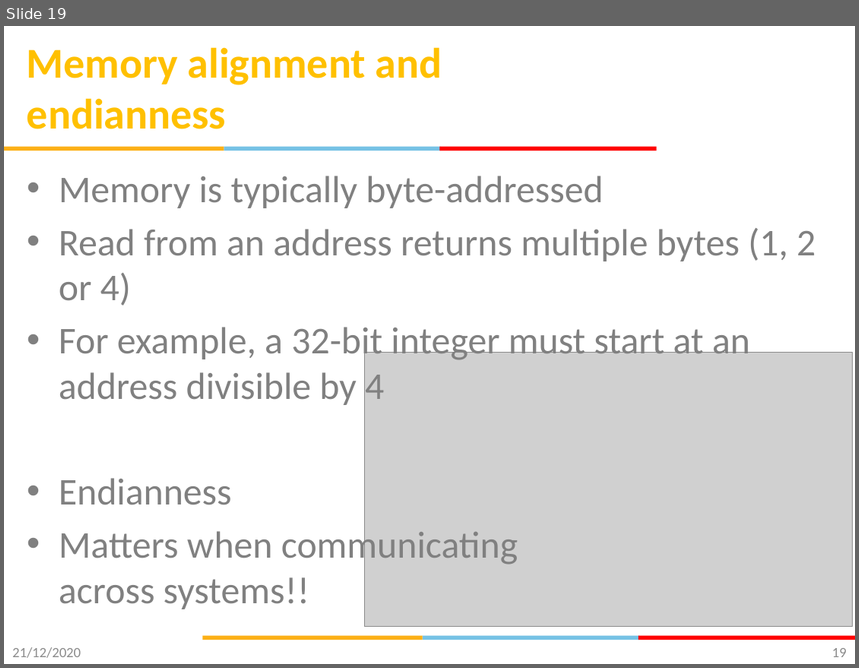
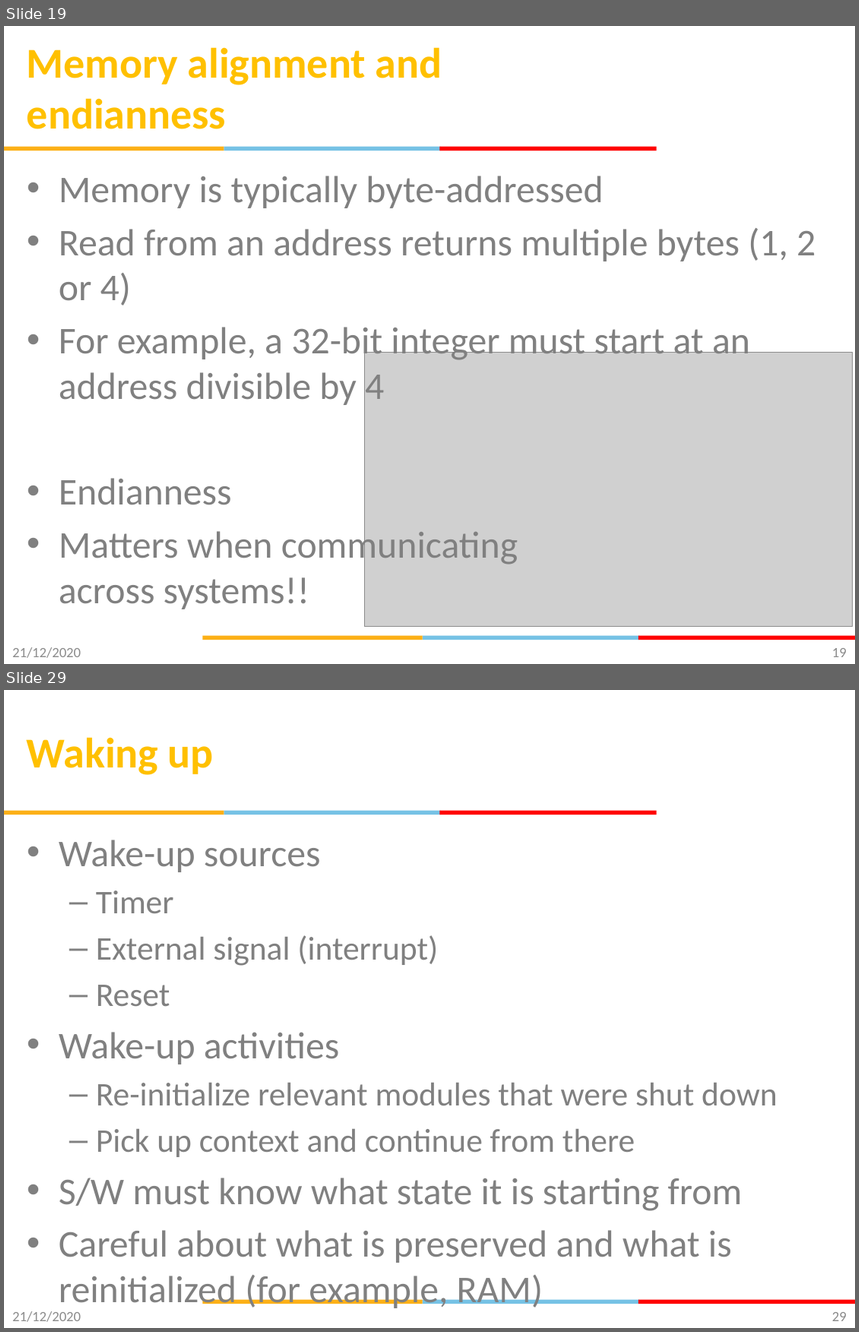
Before and after one commit to gsaurabhr-teaching/csg523-material, a slide deck: Lec-6-8-embedded-fundamentals.pptx. Shown one above the other, each under a label of ours: slide 19 before the commit, slides 19 and 29 after it; the slides between them are not shown. The pictures are 859x668 and 859x1332 pixels, drawn with LibreOffice and Linux fonts; fonts in the diff are those of the drawing; grey boxes stand for pictures; background and template pictures are left out. Boxes give left, top, right and bottom in pixels: in the first picture for what was removed or moved away, otherwise in the second. Text is boxed around its words. In the diff, an @@ line names an element or a change of style, - is before the commit and + after.

Commit message:
embedded fundamentals - added boot sequence, reset and power modes

```diff
--- a/Lec-6-8-embedded-fundamentals.pptx
+++ b/Lec-6-8-embedded-fundamentals.pptx
@@ slide 29 added at <box>4,690,855,1328</box>, background #FFFFFF; not listed: 6 template elements that a slide beside it also shows @@
@@ title added at <box>27,737,214,775</box>, 36 pt, text #FFC000, bold @@
+Waking up
@@ text added at <box>59,840,778,1309</box>, 32 pt, text #808080 @@
+• Wake-up sources
+  – Timer
+  – External signal (interrupt)
+  – Reset
+• Wake-up activities
+  – Re-initialize relevant modules that were shut down
+  – Pick up context and continue from there
+• S/W must know what state it is starting from
+• Careful about what is preserved and what is reinitialized (for example, RAM)
@@ text added at <box>12,1312,81,1322</box>, 12 pt, text #8C8C8C @@
+21/12/2020
@@ page number added at <box>832,1312,847,1322</box>, 12 pt, text #898989 @@
+29
```
Also in this commit, not shown: 2 slides changed, 8 other slides added.
